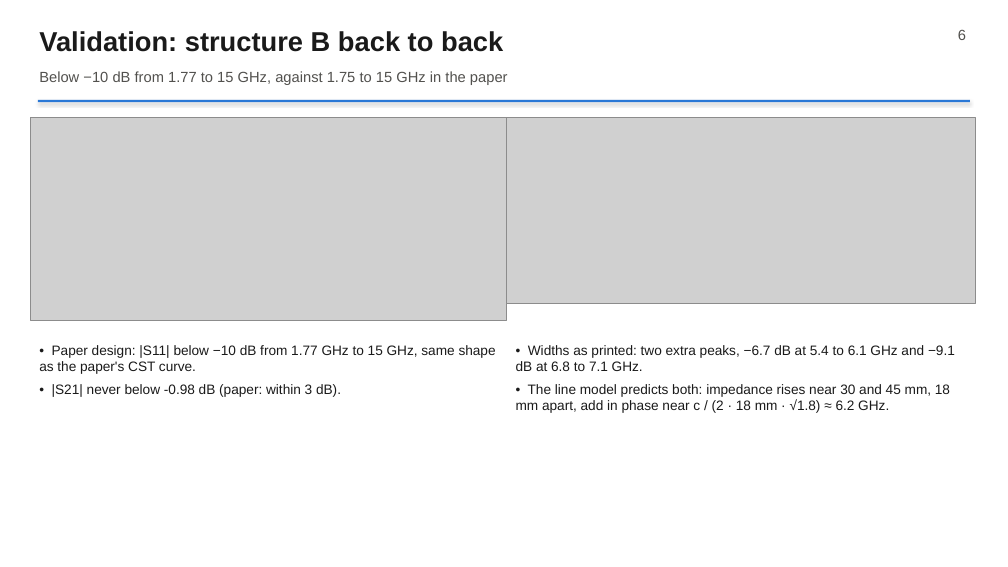
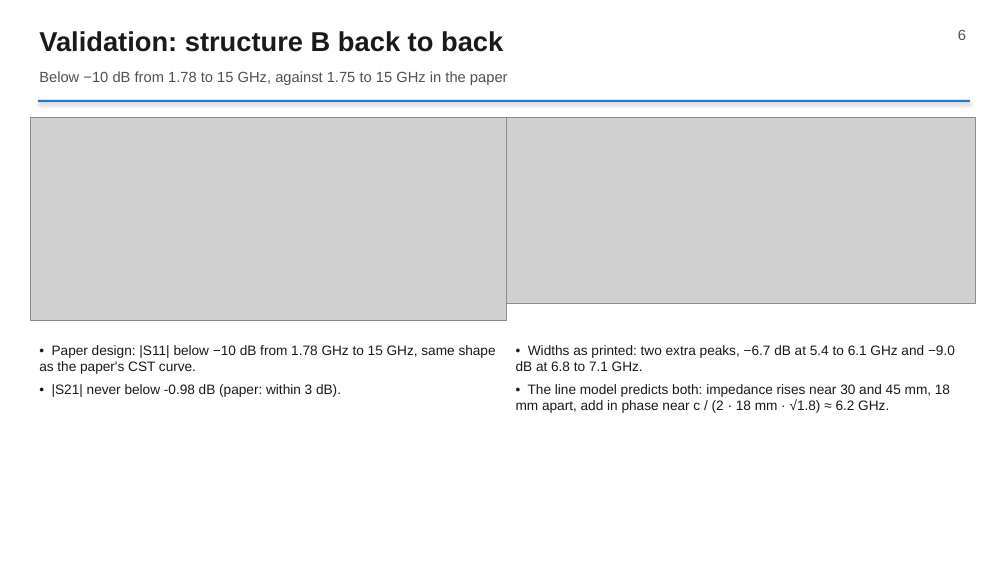
Before and after one commit to RushilJ2603/wideband-balun, a slide deck: slide 6 of slides/Wideband_Balun.pptx. Drawn at 1008x567 pixels with LibreOffice and Linux fonts; fonts in the diff are those of the drawing; grey boxes stand for pictures. Boxes give left, top, right and bottom in pixels: in the first picture for what was removed or moved away, otherwise in the second. Text is boxed around its words. In the diff, an @@ line names an element or a change of style, - is before the commit and + after.

```diff
--- a/slides/Wideband_Balun.pptx
+++ b/slides/Wideband_Balun.pptx
@@ text at bbox=[39, 71, 508, 85]: text changed @@
-Below −10 dB from 1.77 to 15 GHz, against 1.75 to 15 GHz in the paper
+Below −10 dB from 1.78 to 15 GHz, against 1.75 to 15 GHz in the paper
@@ text at bbox=[39, 345, 496, 374]: text changed @@
-• Paper design: |S11| below −10 dB from 1.77 GHz to 15 GHz, same shape as the paper's CST curve.
+• Paper design: |S11| below −10 dB from 1.78 GHz to 15 GHz, same shape as the paper's CST curve.
@@ text at bbox=[516, 345, 955, 371]: text changed @@
-• Widths as printed: two extra peaks, −6.7 dB at 5.4 to 6.1 GHz and −9.1 dB at 6.8 to 7.1 GHz.
+• Widths as printed: two extra peaks, −6.7 dB at 5.4 to 6.1 GHz and −9.0 dB at 6.8 to 7.1 GHz.
```
Also in this commit, not shown: 9 other slides changed, 1 slide added, 7 other files.
